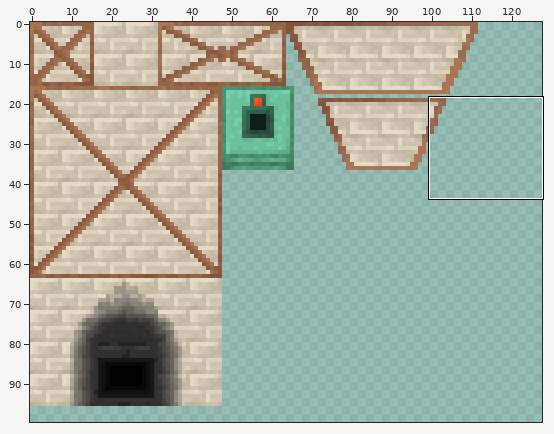
Edited in one commit: sprite sheet (src/main/resources/assets/immersive_geology/textures/multiblock/reverberation_furnace.png). Above: a wide view before the commit, with the close-up outlined.
Close-up. Earlier state:
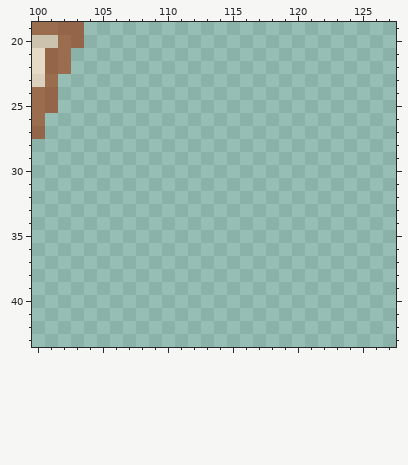
The file is 128x128 pixels. Colours within 5 levels of each other are drawn and written as one. Shown: x 100..127, y 19..43. The wide view leaves out empty margins.
New version:
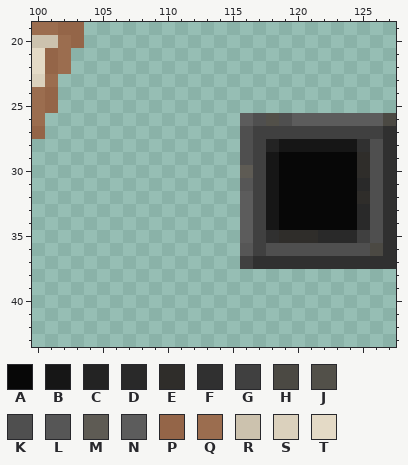
Palette (. is transparent): A #070707  B #161616  C #232323  D #292929  E #2f2d2a  F #303030  G #404040  H #4b4943  J #525049  K #4f4f4f  L #565656  M #5e5b54  N #5c5c5c  P #946548  Q #9b6d4f  R #ccc2ae  S #dbd1bd  T #e4dac6
The commit says: Preheater reference
The edit:
Changed rows in their new state; - is an unchanged pixel.
first column x 116:
26 NKJKNNNNNNNH
27 KGGGGGGGGGGF
28 KGCBBBBBBFKF
29 KGBAAAAAAEKF
30 MGBAAAAAAEKF
31 LGBAAAAAADKF
32 NGBAAAAAAEKF
33 NGBAAAAAADKF
34 NGBAAAAAADKF
35 NGFEEEDDDGKF
36 LGKKKKKKKKHF
37 GFFFFFFFFFFF
Boxes around the changes in both close-ups, in picture pixels (x1, y1, x2, y2):
added: (240, 113, 396, 269)
